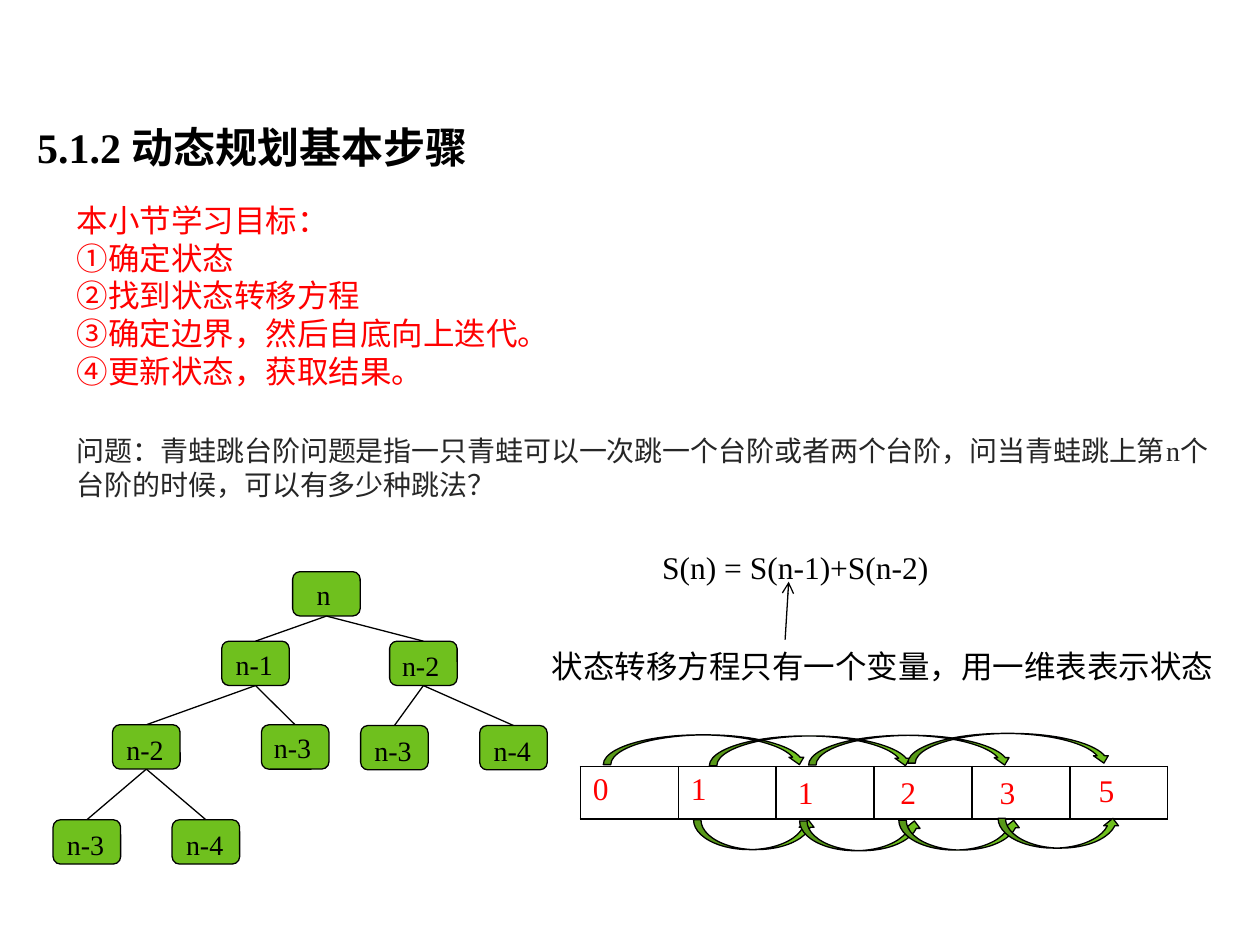
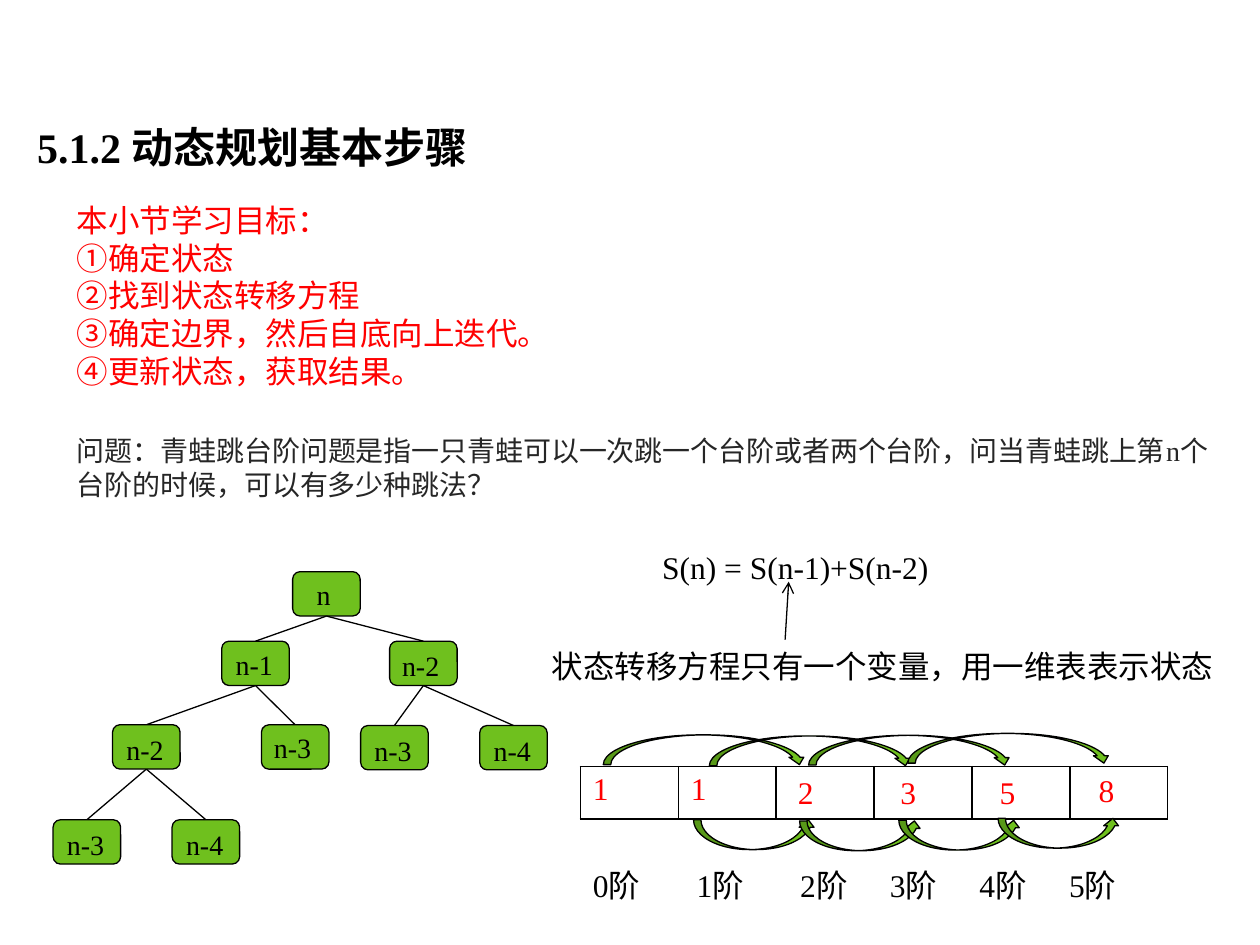
Before and after one commit to liutongling/DP, a slide deck: slide 14 of file/第5章 动态规划法.pptx. Drawn at 1260x945 pixels with LibreOffice and Linux fonts; fonts in the diff are those of the drawing; background and template pictures are left out. Boxes give left, top, right and bottom in pixels: in the first picture for what was removed or moved away, otherwise in the second. Text is boxed around its words. In the diff, an @@ line names an element or a change of style, - is before the commit and + after.

```diff
--- a/file/第5章 动态规划法.pptx
+++ b/file/第5章 动态规划法.pptx
@@ table at [581,766,1171,819] @@
-row 1, column 1: 0
+row 1, column 1: 1
@@ text "2": place and size @@
-text "2" at [900,783,916,804]
+text "2" at [798,783,814,804]
@@ text "3": place and size @@
-text "3" at [1000,783,1016,805]
+text "3" at [900,783,916,805]
@@ text "5": place and size @@
-text "5" at [1099,781,1115,803]
+text "5" at [1000,783,1016,805]
@@ text removed at [798,783,814,804] @@
-1
@@ text added at [1099,781,1115,803], 18 pt, text #FF0000 @@
+8
@@ text added at [593,872,1116,900], 18 pt, text #000000 @@
+0阶 1阶 2阶 3阶 4阶 5阶
```
Also in this commit, not shown: 2 other slides changed.
